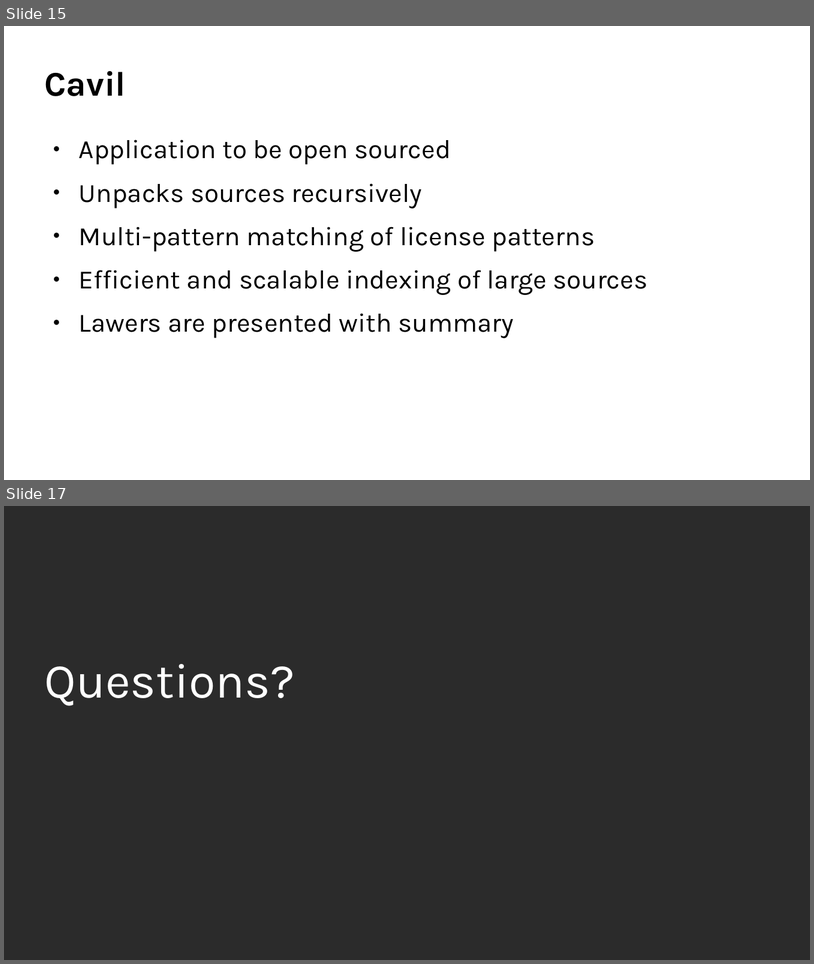
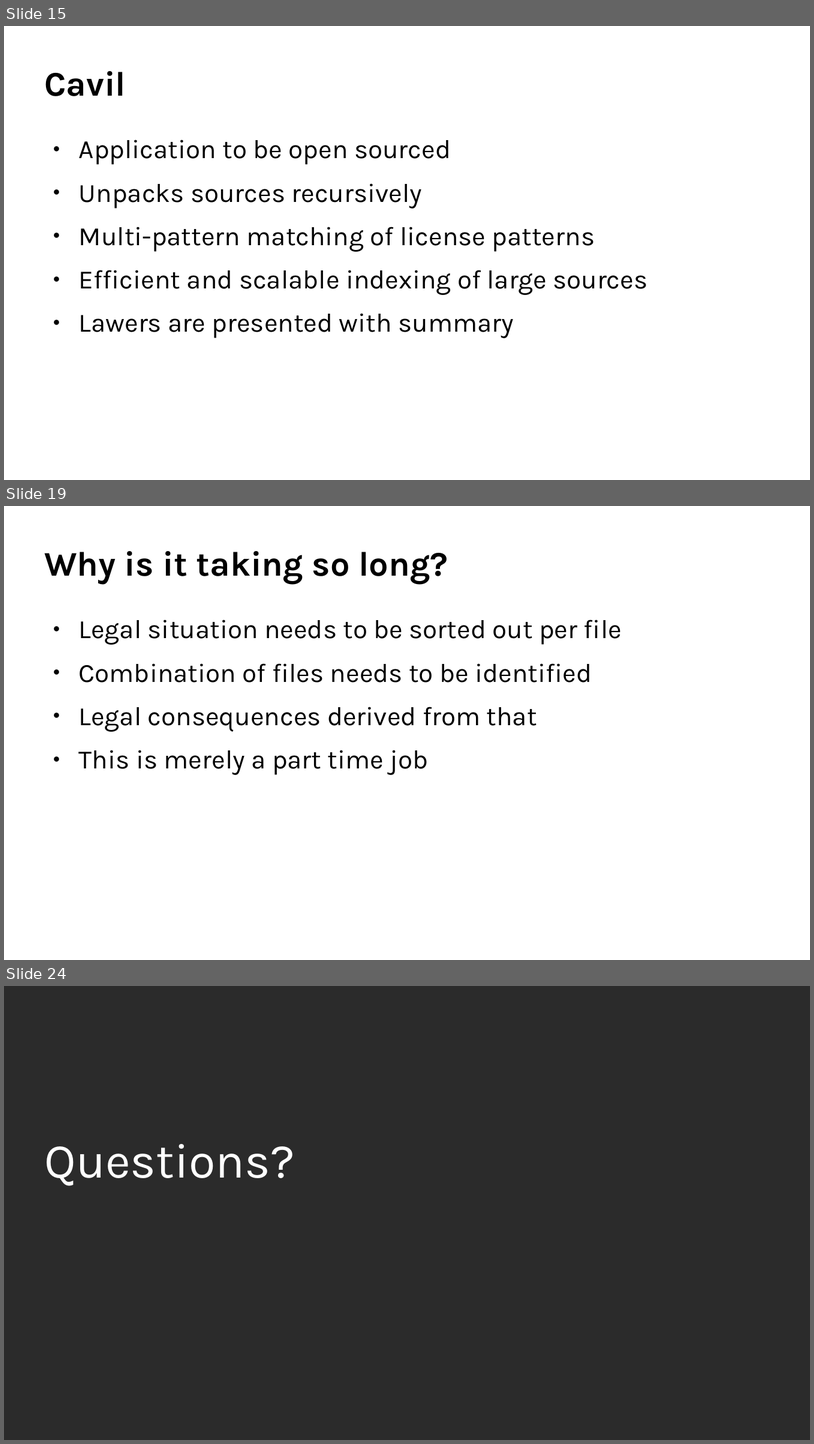
Before and after one commit to coolo/drunken-adventure, a slide deck: osc2017-2/cavil.odp. Shown one above the other, each under a label of ours: slides 15 and 17 before the commit, slides 15, 19 and 24 after it; the slides between them are not shown. The pictures are 814x964 and 814x1444 pixels, drawn with LibreOffice and Linux fonts; fonts in the diff are those of the drawing; background and template pictures are left out; a plain dark background stands for a picture behind light text. Boxes give left, top, right and bottom in pixels: in the first picture for what was removed or moved away, otherwise in the second. Text is boxed around its words. In the diff, an @@ line names an element or a change of style, - is before the commit and + after.

```diff
--- a/osc2017-2/cavil.odp
+++ b/osc2017-2/cavil.odp
@@ slide 19 added at (4,506,810,960), background #FFFFFF @@
@@ title added at (44,551,448,584), 34 pt, text #000000, bold @@
+Why is it taking so long?
@@ text added at (79,619,622,775), 26 pt, text #000000 @@
+● Legal situation needs to be sorted out per file
+● Combination of files needs to be identified
+● Legal consequences derived from that
+● This is merely a part time job
@@ what was slide 17 is now slide 24 @@
```
Also in this commit, not shown: 2 slides changed, 7 other slides added, 1 slide removed.
